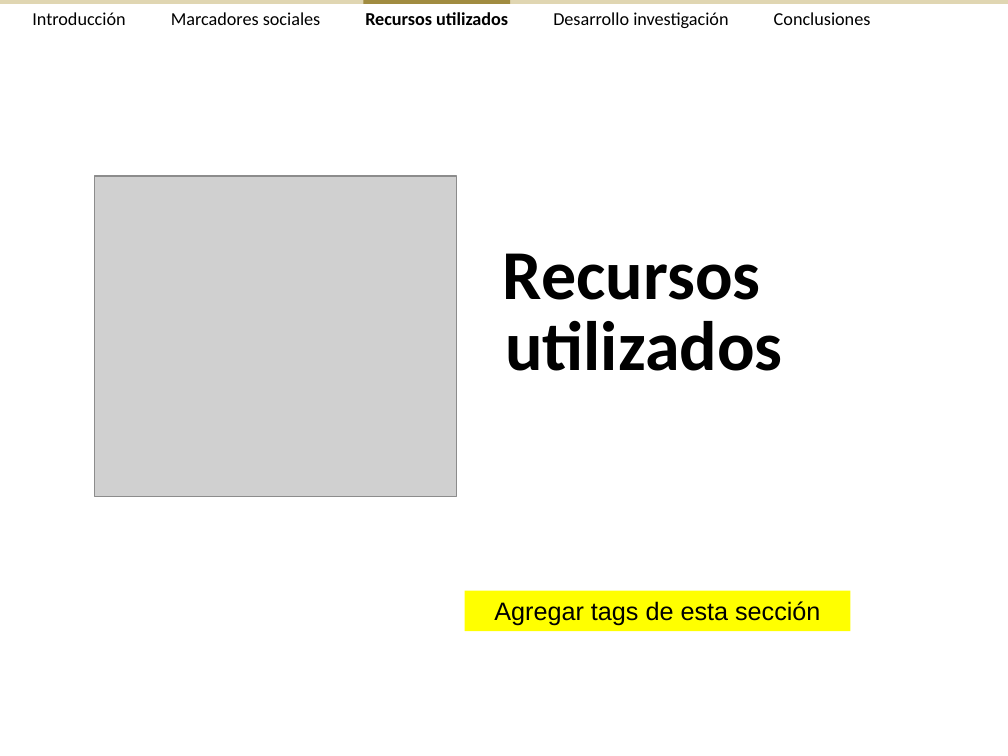
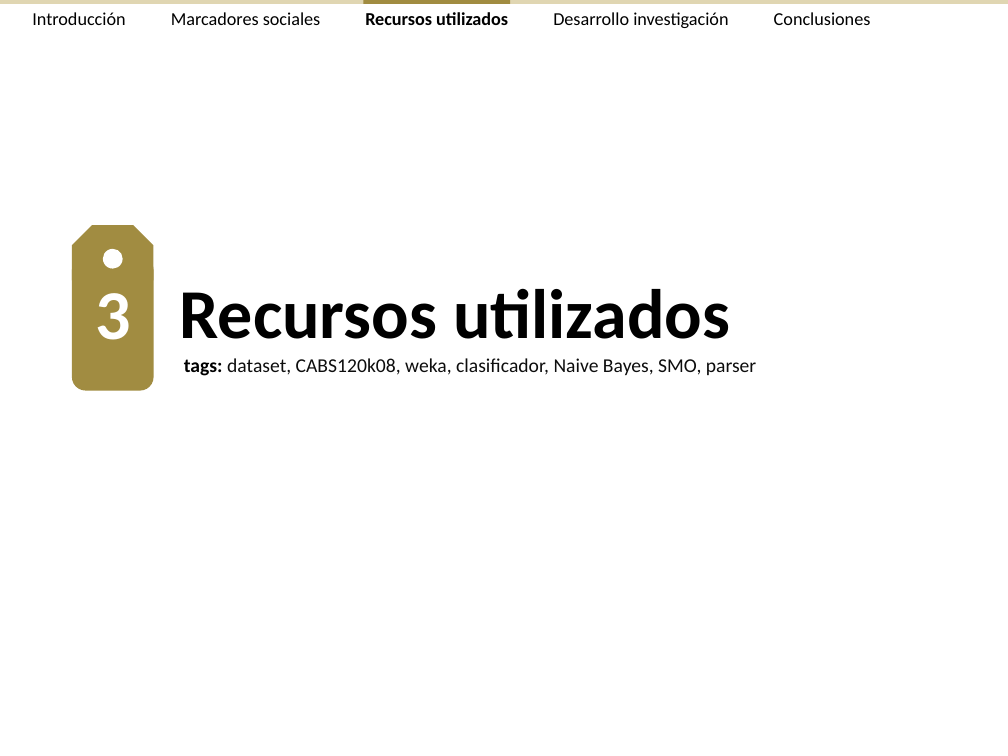
Before and after one commit to ak907kenai/nicotournetesis, a slide deck: slide 16 of docs_trunk/Presentación/Nicolás Tourné - Presentación Tesis (v2.4).ppt. Drawn at 1008x756 pixels with LibreOffice and Linux fonts; fonts in the diff are those of the drawing; grey boxes stand for pictures. Boxes give left, top, right and bottom in pixels: in the first picture for what was removed or moved away, otherwise in the second. Text is boxed around its words. In the diff, an @@ line names an element or a change of style, - is before the commit and + after.

```diff
--- a/docs_trunk/Presentación/Nicolás Tourné - Presentación Tesis (v2.4).ppt
+++ b/docs_trunk/Presentación/Nicolás Tourné - Presentación Tesis (v2.4).ppt
@@ picture removed at box(95, 176, 457, 497) @@
@@ freeform shape added at box(72, 225, 153, 280), fill #A18C41 @@
@@ freeform shape added at box(72, 257, 153, 391), fill #A18C41 @@
@@ ellipse added at box(103, 249, 123, 269), fill #FFFFFF @@
@@ text "Recursos utilizados" at box(179, 288, 730, 339): vertical alignment middle to top @@
@@ text removed at box(503, 253, 761, 300) @@
-Recursos
@@ text added at box(95, 293, 130, 340), 50 pt, text #FFFFFF, bold @@
+3
@@ text at box(179, 288, 730, 339): text changed @@
-utilizados
+Recursos utilizados
@@ text added at box(184, 358, 756, 376), 14 pt, text #0D0D0D @@
+tags: dataset, CABS120k08, weka, clasificador, Naive Bayes, SMO, parser
@@ rectangle removed at box(465, 591, 851, 631) @@
-Agregar tags de esta sección
```
Also in this commit, not shown: 17 other slides changed, 2 slides added, 9 slides removed, 1 other file.
